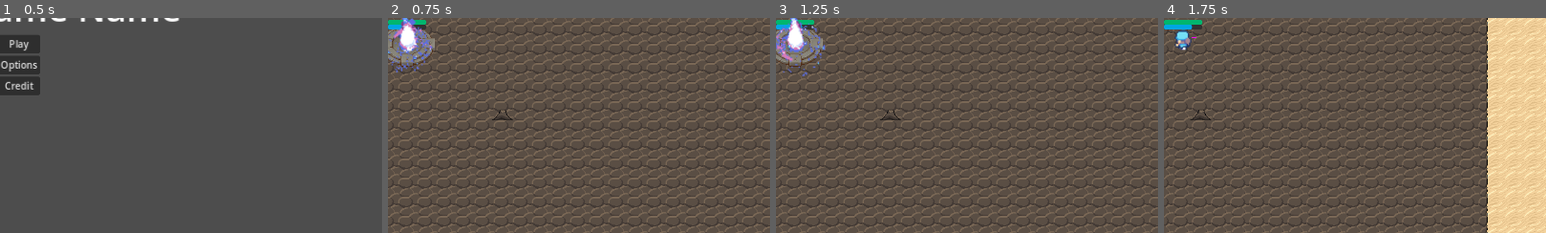
Above: before the commit, frames 1-4 (left to right).
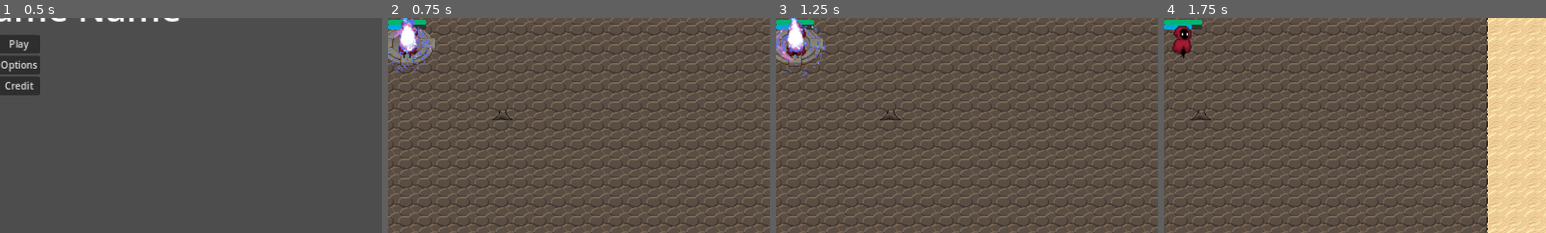
Above: after the commit, the same moments.

Repository: GDTV-Game-Jam-2024/GDTV
Game: Godot game, scene res://Scenes/main_menu.tscn
The game is run twice, just before and just after one commit, with the same random seed, the same clock (stepped at 60 frames per second) and the same inputs. The engine's default icon, where the game draws it, is replaced by a stand-in: a white triangle on a blue panel in a dark square.
Inputs (mouse positions are % of the whole screen's width and height, from its top left):
- Up to frame 1 (0.5 s): no input
- Up to frame 2 (0.75 s): click "Play" at 0.5 s
- Up to frame 3 (1.25 s): no input
- Up to frame 4 (1.75 s): move the mouse to (72, 45) at 1.27 s; hold Right (ui_right) from 1.28 s (still down); hold Mouse wheel down (scrollDOWN) from 1.28 s (still down)
The pictures show only the part of the screen within x 48-98%, y 45-95%; the shares and areas given below are measured in that part.

Frame 1 is identical in both runs. In frame 2, 0.1% of the frame differs, in the area x 2-8%, y 5-19%; in frame 3, 0.2%; in frame 4, 0.6%, in the area x 2-8%, y 3-19%.

Commit message:
Character animation update
faces correct direction now
also optimized function in the process slightly

Diff:
--- a/Scenes/player.tscn
+++ b/Scenes/player.tscn
@@ -1,8 +1,9 @@
-[gd_scene load_steps=72 format=3 uid="uid://cek5sqgdxjiga"]
+[gd_scene load_steps=83 format=3 uid="uid://cek5sqgdxjiga"]
 
 [ext_resource type="Texture2D" uid="uid://bap7wf1jybhan" path="res://Sprites/characterBlue.png" id="1_fmk5q"]
 [ext_resource type="Script" path="res://Scripts/player.gd" id="1_y3vyn"]
 [ext_resource type="Texture2D" uid="uid://cy0cllfrxgjml" path="res://Sprites/Character8Dir(1).png" id="3_vx3ox"]
+[ext_resource type="Texture2D" uid="uid://cq7k77eabe4rs" path="res://Sprites/AnimationSheet_Character.png" id="4_7gpwh"]
 [ext_resource type="PackedScene" uid="uid://dhqb05n80ug84" path="res://Scenes/Weapons/wand_basic.tscn" id="4_8cw4y"]
 [ext_resource type="PackedScene" uid="uid://c62eojw5snk6o" path="res://Scenes/Weapons/wand_fast.tscn" id="5_c2kqe"]
 [ext_resource type="PackedScene" uid="uid://dbma3nrn7yo2q" path="res://Scenes/Weapons/wand_shot.tscn" id="6_acquv"]
@@ -190,6 +191,46 @@
 atlas = ExtResource("3_vx3ox")
 region = Rect2(96, 48, 16, 24)
 
+[sub_resource type="AtlasTexture" id="AtlasTexture_6iuka"]
+atlas = ExtResource("4_7gpwh")
+region = Rect2(0, 0, 32, 32)
+
+[sub_resource type="AtlasTexture" id="AtlasTexture_pfv78"]
+atlas = ExtResource("4_7gpwh")
+region = Rect2(32, 0, 32, 32)
+
+[sub_resource type="AtlasTexture" id="AtlasTexture_ynkj7"]
+atlas = ExtResource("4_7gpwh")
+region = Rect2(0, 96, 32, 32)
+
+[sub_resource type="AtlasTexture" id="AtlasTexture_sdqce"]
+atlas = ExtResource("4_7gpwh")
+region = Rect2(32, 96, 32, 32)
+
+[sub_resource type="AtlasTexture" id="AtlasTexture_4bbxh"]
+atlas = ExtResource("4_7gpwh")
+region = Rect2(64, 96, 32, 32)
+
+[sub_resource type="AtlasTexture" id="AtlasTexture_vsvao"]
+atlas = ExtResource("4_7gpwh")
+region = Rect2(96, 96, 32, 32)
+
+[sub_resource type="AtlasTexture" id="AtlasTexture_yhptu"]
+atlas = ExtResource("4_7gpwh")
+region = Rect2(128, 96, 32, 32)
+
+[sub_resource type="AtlasTexture" id="AtlasTexture_2e846"]
+atlas = ExtResource("4_7gpwh")
+region = Rect2(160, 96, 32, 32)
+
+[sub_resource type="AtlasTexture" id="AtlasTexture_rb1rb"]
+atlas = ExtResource("4_7gpwh")
+region = Rect2(192, 96, 32, 32)
+
+[sub_resource type="AtlasTexture" id="AtlasTexture_rpnlv"]
+atlas = ExtResource("4_7gpwh")
+region = Rect2(224, 96, 32, 32)
+
 [sub_resource type="SpriteFrames" id="SpriteFrames_wb2g2"]
 animations = [{
 "frames": [{
@@ -391,6 +432,46 @@
 "loop": true,
 "name": &"Walk_W",
 "speed": 5.0
+}, {
+"frames": [{
+"duration": 1.0,
+"texture": SubResource("AtlasTexture_6iuka")
+}, {
+"duration": 1.0,
+"texture": SubResource("AtlasTexture_pfv78")
+}],
+"loop": true,
+"name": &"newIdle_E",
+"speed": 5.0
+}, {
+"frames": [{
+"duration": 1.0,
+"texture": SubResource("AtlasTexture_ynkj7")
+}, {
+"duration": 1.0,
+"texture": SubResource("AtlasTexture_sdqce")
+}, {
+"duration": 1.0,
+"texture": SubResource("AtlasTexture_4bbxh")
+}, {
+"duration": 1.0,
+"texture": SubResource("AtlasTexture_vsvao")
+}, {
+"duration": 1.0,
+"texture": SubResource("AtlasTexture_yhptu")
+}, {
+"duration": 1.0,
+"texture": SubResource("AtlasTexture_2e846")
+}, {
+"duration": 1.0,
+"texture": SubResource("AtlasTexture_rb1rb")
+}, {
+"duration": 1.0,
+"texture": SubResource("AtlasTexture_rpnlv")
+}],
+"loop": true,
+"name": &"newWalk_E",
+"speed": 8.0
 }]
 
 [sub_resource type="Animation" id="Animation_gc163"]
@@ -893,6 +974,7 @@
 show_percentage = false
 
 [node name="Player_sprite" type="Sprite2D" parent="."]
+visible = false
 texture = ExtResource("1_fmk5q")
 
 [node name="CollisionShape2D" type="CollisionShape2D" parent="."]
@@ -902,8 +984,9 @@
 [node name="AnimatedSprite2D" type="AnimatedSprite2D" parent="."]
 scale = Vector2(2, 2)
 sprite_frames = SubResource("SpriteFrames_wb2g2")
-animation = &"Walk_N"
-frame = 3
+animation = &"newIdle_E"
+frame = 1
+frame_progress = 0.927661
 
 [node name="AnimationPlayer" type="AnimationPlayer" parent="."]
 reset_on_save = false
--- a/Scripts/player.gd
+++ b/Scripts/player.gd
@@ -59,9 +59,9 @@
 			isWalking = true
 
 		# sprite faces cursor
-		var angle : float = (get_viewport().get_mouse_position() - position).angle()
+		#var angle : float = (get_viewport().get_mouse_position() - position).angle()
 		# set animation
-		animate_sprite(angle, isWalking)
+		animate_sprite(isWalking)
 
 
 # Like _process, but called every physics frame (60fps)
@@ -227,38 +227,47 @@
 
 # convert radian to one of 8 cardinal directions
 func angle_to_direction(angle : float):
-	if abs(angle)<PI/8:
+	if abs(angle)<PI/2:
 		return CARDINAL_DIRECTION.E
-	if abs(angle)>PI*7/8:
+	else:
 		return CARDINAL_DIRECTION.W
-	if angle>0:
-		if angle<PI*3/8:
-			return CARDINAL_DIRECTION.SE
-		if angle<PI*5/8:
-			return CARDINAL_DIRECTION.S
-		if angle<PI*7/8:
-			return CARDINAL_DIRECTION.SW
-	else:
-		if angle>PI*-3/8:
-			return CARDINAL_DIRECTION.NE
-		if angle>PI*-5/8:
-			return CARDINAL_DIRECTION.N
-		if angle>PI*-7/8:
-			return CARDINAL_DIRECTION.NW
+	#if abs(angle)<PI/8:
+		#return CARDINAL_DIRECTION.E
+	#if abs(angle)>PI*7/8:
+		#return CARDINAL_DIRECTION.W
+	#if angle>0:
+		#if angle<PI*3/8:
+			#return CARDINAL_DIRECTION.SE
+		#if angle<PI*5/8:
+			#return CARDINAL_DIRECTION.S
+		#if angle<PI*7/8:
+			#return CARDINAL_DIRECTION.SW
+	#else:
+		#if angle>PI*-3/8:
+			#return CARDINAL_DIRECTION.NE
+		#if angle>PI*-5/8:
+			#return CARDINAL_DIRECTION.N
+		#if angle>PI*-7/8:
+			#return CARDINAL_DIRECTION.NW
 
 
 # pick which animation to show based on angle and isWalking
-func animate_sprite(angle : float, isWalking : bool) -> void:
-	var direction = angle_to_direction(angle)
-	var walk_state : String = ""
+func animate_sprite(isWalking : bool) -> void:
+	#var direction = angle_to_direction(angle)
 	var enum_to_string_dict : Dictionary = {
 		0: "N", 1: "NE", 2: "E", 3: "SE",
 		4: "S", 5: "SW", 6: "W", 7: "NW"
 	}
+	var direction = get_viewport().get_mouse_position().x
 
 	if isWalking:
-		walk_state = "Walk"
+		$AnimatedSprite2D.play("newWalk_E")
 	else:
-		walk_state = "Idle"
-	var animation_name : String = walk_state + "_" + enum_to_string_dict[direction]
-	$AnimatedSprite2D.play(animation_name)
+		$AnimatedSprite2D.play("newIdle_E")
+
+	if direction>640:
+		$AnimatedSprite2D.flip_h=false
+	else:
+		$AnimatedSprite2D.flip_h=true
+
+	#var animation_name : String = walk_state + "_" + enum_to_string_dict[direction]
Binary file added: Sprites/AnimationSheet_Character.png
Not shown, added: Sprites/AnimationSheet_Character.png.import
